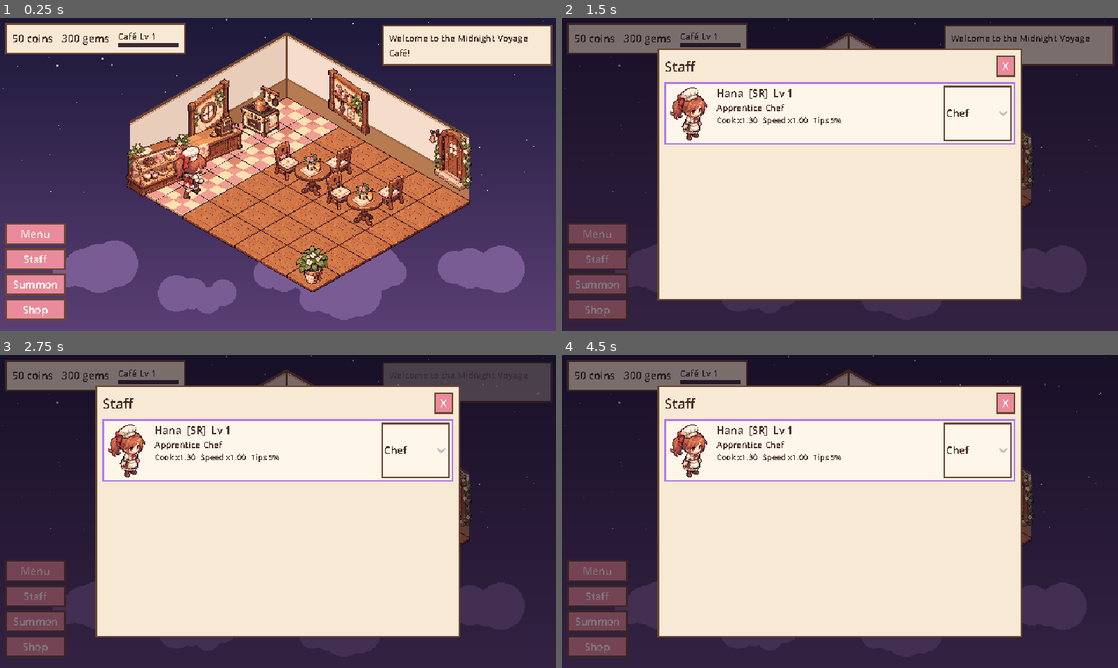
Above: before the commit, frames 1-4 (two rows, left to right).
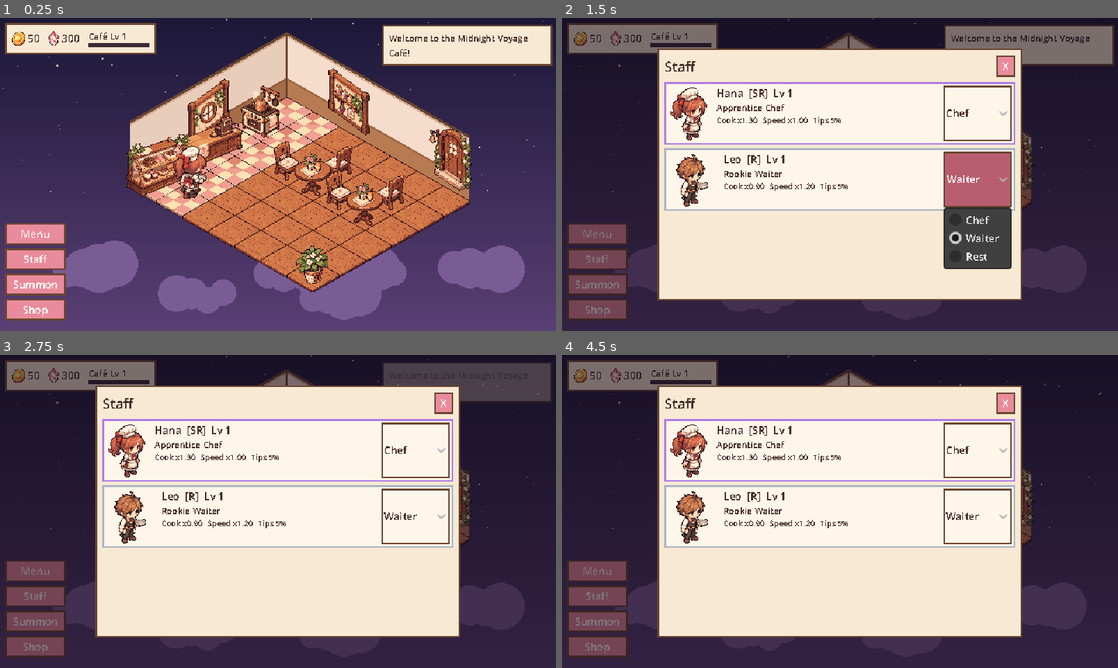
Above: after the commit, the same moments.

Repository: KimmelDevs/Midnight-Voyage
Game: Godot game, scene res://scenes/main.tscn
Two runs of this game, one before a commit and one after it. Both use one fixed random seed, a clock stepped at 60 frames per second and the inputs below.
Inputs (mouse positions are in pixels of both pictures, inside the frame that each line leads up to):
- Up to frame 1 (0.25 s): no input
- Up to frame 2 (1.5 s): click "Staff" at 0.5 s; click (979, 180) at 1.25 s, where only the run after the commit has a clickable "Waiter"
- Up to frame 3 (2.75 s): click "Summon" at 2 s
- Up to frame 4 (4.5 s): click "Shop" at 2.75 s; click "Chef" at 3.5 s; click "Staff" at 4.25 s

The runs differ from the first frame. In frame 1, 1.0% of the frame differs, in the area x 2-38%, y 1-58%; in frame 2, 6.8%, in the area x 2-82%, y 1-81%; in frame 3, 2.7%; in frame 4, 2.7%.

Commit message:
Add gacha art, customers and 5 crew from ChatGPT
- Gacha machine, rarity capsules and card frames, coin/gem icons
- Capsule drop + sparkle summon animation
- 4 customer townsfolk replace tinted placeholders
- Leo, Mira, Kaito, Seraphine, Selene sheets; Leo joins as starter waiter
- pixelize.py: defringe magenta edges; split_customers.py
- --demo-summon launch flag for showcase renders

Co-Authored-By: Claude Opus 5.5 <noreply@anthropic.com>

Diff:
--- a/scripts/gs.gd
+++ b/scripts/gs.gd
@@ -54,6 +54,9 @@
 func _ready() -> void:
 	if not load_game():
 		new_game()
+	# starter waiter joins once his art exists (older saves included)
+	if not staff.has("leo") and sheet_exists("leo"):
+		staff["leo"] = {"level": 1, "role": "Waiter"}
 
 
 func new_game() -> void:
--- a/scripts/main.gd
+++ b/scripts/main.gd
@@ -69,6 +69,13 @@
 	GS.changed.connect(_refresh_hud)
 	_refresh_hud()
 	_toast("Welcome to the Midnight Voyage Café!")
+	# `godot -- --demo-summon` showcases a 10-pull (used for screenshots/tests)
+	if "--demo-summon" in OS.get_cmdline_user_args():
+		await get_tree().create_timer(1.0).timeout
+		GS.gems += GS.PULL10_COST
+		_open_summon()
+		await get_tree().create_timer(1.0).timeout
+		_do_pull(10, overlay.get_child(1).get_child(0).get_child(1).get_child(0))
 
 
 func tex(path: String) -> Texture2D:
@@ -697,10 +704,11 @@
 func _portrait(key: String) -> TextureRect:
 	var at := AtlasTexture.new()
 	at.atlas = tex("res://assets/chars/%s.png" % GS.STAFF[key]["sheet"])
-	at.region = Rect2(48, 0, 48, 64)
+	var fw := at.atlas.get_width() / 3.0
+	at.region = Rect2(fw, 0, fw, 64)
 	var tr := TextureRect.new()
 	tr.texture = at
-	tr.custom_minimum_size = Vector2(48, 64)
+	tr.custom_minimum_size = Vector2(fw, 64)
 	return tr
 
 
@@ -780,6 +788,33 @@
 		tw.tween_property(machine, "position:x", machine.position.x + (3 if i % 2 == 0 else -3), 0.05)
 	tw.tween_property(machine, "position:x", machine.position.x, 0.05)
 	await tw.finished
+	# a capsule of the best rarity pops out, wobbles, then bursts
+	var best := "r"
+	for r in results:
+		var rar: String = GS.STAFF[r["key"]]["rarity"]
+		if rar == "SSR" or (rar == "SR" and best == "r"):
+			best = rar.to_lower()
+	var cap := TextureRect.new()
+	cap.texture = tex("res://assets/gacha/capsule_%s.png" % best)
+	cap.position = Vector2(304, 140)
+	cap.pivot_offset = Vector2(16, 16)
+	overlay.add_child(cap)
+	var ctw := create_tween()
+	ctw.tween_property(cap, "position:y", 170.0, 0.35).set_trans(Tween.TRANS_BOUNCE).set_ease(Tween.EASE_OUT)
+	for i in 4:
+		ctw.tween_property(cap, "rotation", 0.3 if i % 2 == 0 else -0.3, 0.08)
+	ctw.tween_property(cap, "rotation", 0.0, 0.08)
+	await ctw.finished
+	var spark := TextureRect.new()
+	spark.texture = tex("res://assets/gacha/sparkle.png")
+	spark.position = cap.position - Vector2(-4, -4)
+	spark.pivot_offset = Vector2(12, 12)
+	overlay.add_child(spark)
+	cap.queue_free()
+	var stw := create_tween()
+	stw.tween_property(spark, "scale", Vector2(4, 4), 0.3)
+	stw.parallel().tween_property(spark, "modulate:a", 0.0, 0.3)
+	await stw.finished
 	var flash := ColorRect.new()
 	flash.color = Color.WHITE
 	flash.set_anchors_preset(Control.PRESET_FULL_RECT)
@@ -811,8 +846,8 @@
 		if frame_tex:
 			var sbt := StyleBoxTexture.new()
 			sbt.texture = frame_tex
-			sbt.set_texture_margin_all(6)
-			sbt.set_content_margin_all(6)
+			sbt.set_texture_margin_all(10 if d["rarity"] == "SSR" else 8)
+			sbt.set_content_margin_all(7)
 			card.add_theme_stylebox_override("panel", sbt)
 		else:
 			card.add_theme_stylebox_override("panel", _sb(Color("2e2240"), RARITY_COL[d["rarity"]], 3, 4))
@@ -823,11 +858,11 @@
 		pr.size_flags_horizontal = Control.SIZE_SHRINK_CENTER
 		cv.add_child(pr)
 		var nl := _small_label("%s %s" % [d["rarity"], d["name"]], 9)
-		nl.add_theme_color_override("font_color", RARITY_COL[d["rarity"]])
+		nl.add_theme_color_override("font_color", C_TEXT if frame_tex else RARITY_COL[d["rarity"]])
 		nl.horizontal_alignment = HORIZONTAL_ALIGNMENT_CENTER
 		cv.add_child(nl)
 		var tag := _small_label("NEW!" if r["new"] else "Lv %d" % r["level"], 9)
-		tag.add_theme_color_override("font_color", Color("ffffff"))
+		tag.add_theme_color_override("font_color", C_PINK_DK if frame_tex else Color("ffffff"))
 		tag.horizontal_alignment = HORIZONTAL_ALIGNMENT_CENTER
 		cv.add_child(tag)
 		card.modulate.a = 0.0
Binary file added: art_src/mv_customers.png
Not shown, added: art_src/mv_customers.png.import
Binary file added: art_src/mv_gacha_sheet.png
Not shown, added: art_src/mv_gacha_sheet.png.import
Binary file added: art_src/mv_kaito.png
Not shown, added: art_src/mv_kaito.png.import
Binary file added: art_src/mv_leo.png
Not shown, added: art_src/mv_leo.png.import
Binary file added: art_src/mv_mira.png
Not shown, added: art_src/mv_mira.png.import
Binary file added: art_src/mv_selene.png
Not shown, added: art_src/mv_selene.png.import
(and 49 more such lines)
